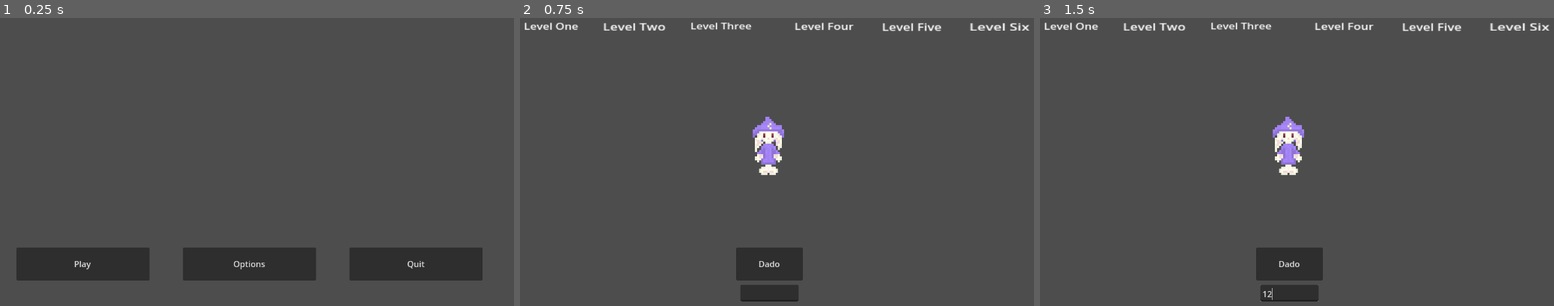
Above: before the commit, frames 1-3 (left to right).
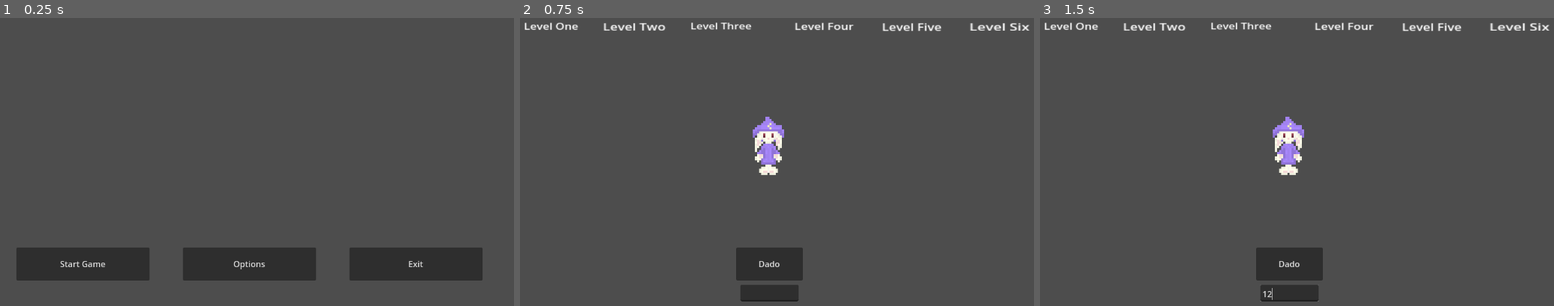
Above: after the commit, the same moments.

Repository: RuLop816/gamejam-innosoft-2025
Game: Godot game, scene res://scenes/home_screen.tscn
Same seed, same stepped clock (60 frames per second), same inputs: the game is played once before the commit and once after it. The project has no main scene, so this scene is started directly. The engine's default icon, where the game draws it, is replaced by a stand-in: a white triangle on a blue panel in a dark square.
Inputs (mouse positions are in pixels of both pictures, inside the frame that each line leads up to):
- Up to frame 1 (0.25 s): no input
- Up to frame 2 (0.75 s): click "Play" (after the commit: "Start Game") at 0.5 s
- Up to frame 3 (1.5 s): click (1291, 294) at 1.27 s; type "12" at 1.35 s

The runs differ from the first frame. In frame 1, 0.2% of the frame differs, in the area x 11-83%, y 84-88%; in frame 2, nothing differs; in frame 3, nothing differs.

Commit message:
cambiado botón Play a Start Game y Quit a Exit

Diff:
--- a/scenes/home_screen.tscn
+++ b/scenes/home_screen.tscn
@@ -5,13 +5,16 @@
 [node name="Node2D" type="Node2D"]
 script = ExtResource("1_lapbl")
 
-[node name="Play" type="Button" parent="."]
+[node name="Start Game" type="Button" parent="."]
 offset_left = 128.0
 offset_top = 512.0
 offset_right = 384.0
 offset_bottom = 576.0
-text = "Play
+size_flags_horizontal = 4
+size_flags_vertical = 4
+text = "Start Game
 "
+icon_alignment = 1
 
 [node name="Options" type="Button" parent="."]
 offset_left = 448.0
@@ -21,13 +24,12 @@
 text = "Options
 "
 
-[node name="Quit" type="Button" parent="."]
+[node name="Exit" type="Button" parent="."]
 offset_left = 768.0
 offset_top = 512.0
 offset_right = 1024.0
 offset_bottom = 576.0
-text = "Quit
-"
+text = "Exit"
 
-[connection signal="pressed" from="Play" to="." method="_on_play_pressed"]
-[connection signal="pressed" from="Quit" to="." method="_on_quit_pressed"]
+[connection signal="pressed" from="Start Game" to="." method="_on_play_pressed"]
+[connection signal="pressed" from="Exit" to="." method="_on_quit_pressed"]
